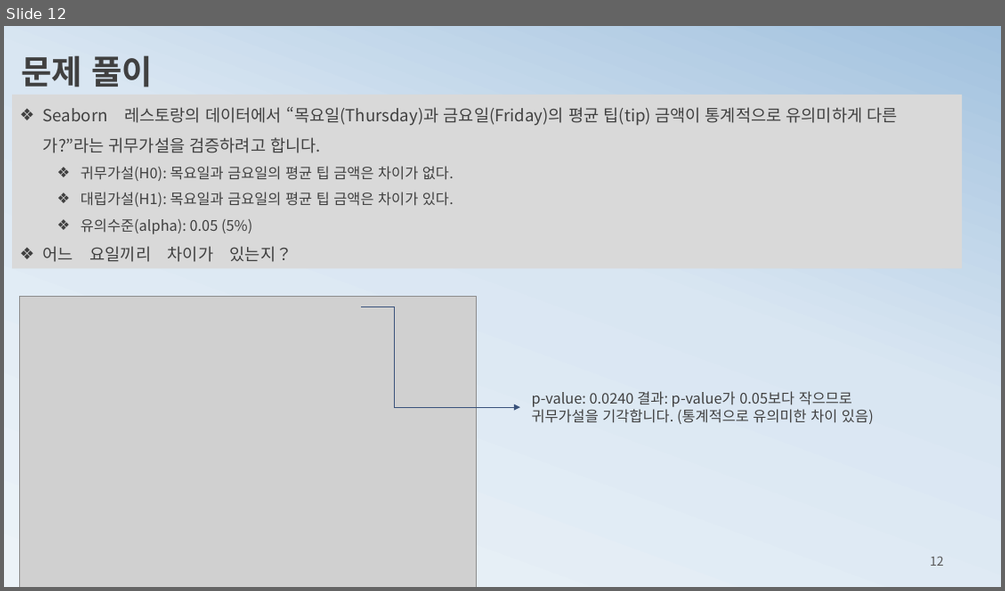
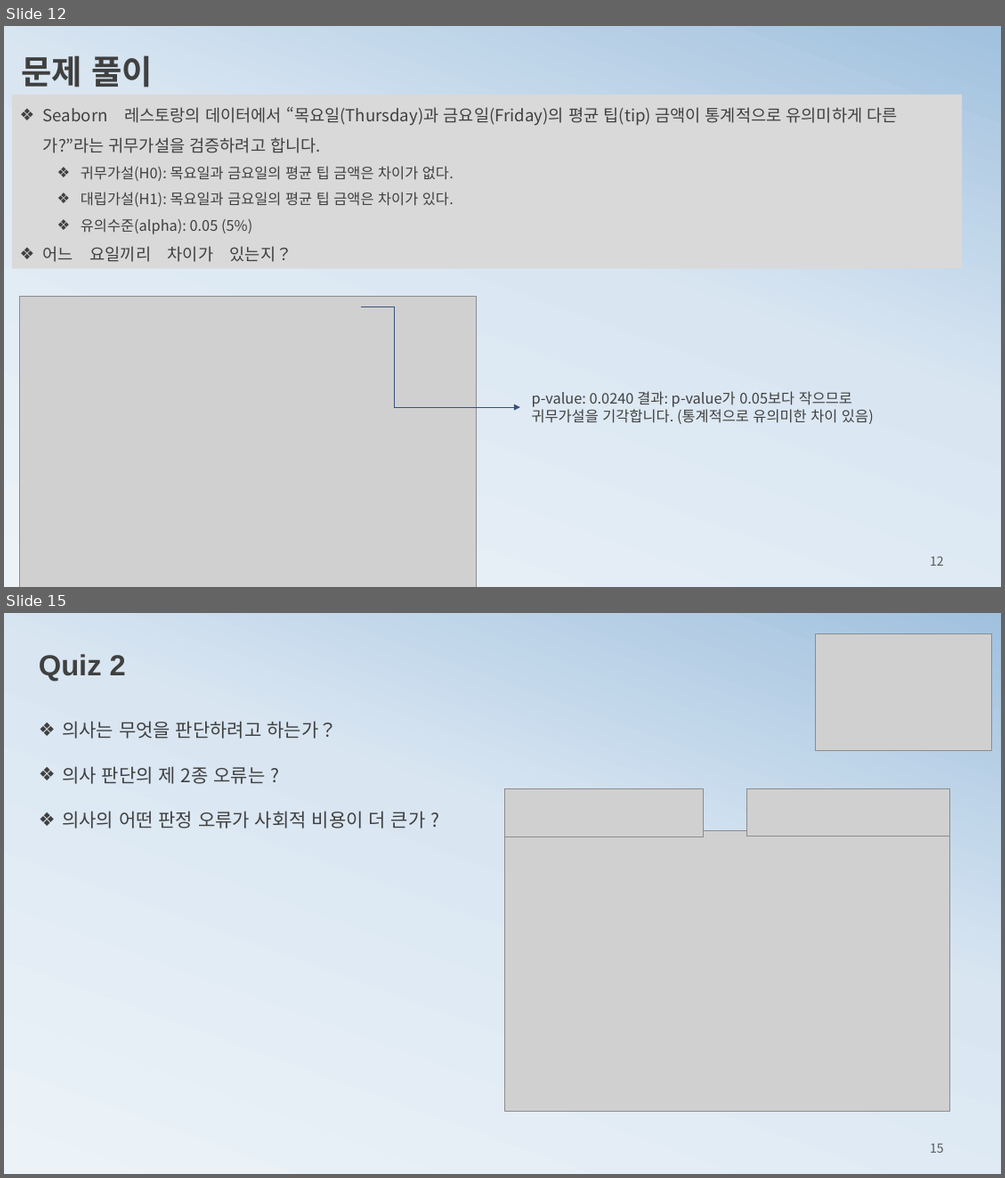
Before and after one commit to ancestor9/mathematics-for-machine-learning, a slide deck: 5_Hypothesis Testing.pptx. Shown one above the other, each under a label of ours: slide 12 before the commit, slides 12 and 15 after it; the slides between them are not shown. The pictures are 1005x591 and 1005x1178 pixels, drawn with LibreOffice and Linux fonts; fonts in the diff are those of the drawing; grey boxes stand for pictures. Boxes give left, top, right and bottom in pixels: in the first picture for what was removed or moved away, otherwise in the second. Text is boxed around its words. In the diff, an @@ line names an element or a change of style, - is before the commit and + after.

```diff
--- a/5_Hypothesis Testing.pptx
+++ b/5_Hypothesis Testing.pptx
@@ slide 15 added at (4, 613, 1001, 1174), background gradient #ECF3F8 to #D9E6F2 to #A1C1DE @@
@@ picture added at (816, 634, 991, 751) @@
@@ text added at (39, 654, 126, 681), 28 pt, text #404040, bold @@
+Quiz 2
@@ text added at (62, 721, 426, 828), 18 pt, text #404040 @@
+❖ 의사는 무엇을 판단하려고 하는가？
+❖ 의사 판단의 제 2종 오류는 ?
+❖ 의사의 어떤 판정 오류가 사회적 비용이 더 큰가 ?
@@ picture added at (505, 788, 704, 836) @@
@@ picture added at (746, 788, 950, 835) @@
@@ picture added at (505, 831, 950, 1111) @@
@@ page number added at (930, 1143, 944, 1152), 12 pt, text #595959 @@
+15
```
Also in this commit, not shown: 6 slides changed, 9 other slides added, 5 slides removed.
